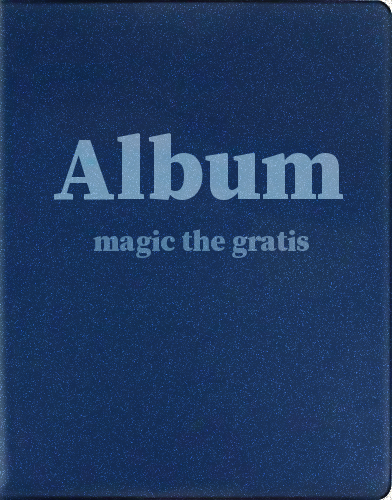
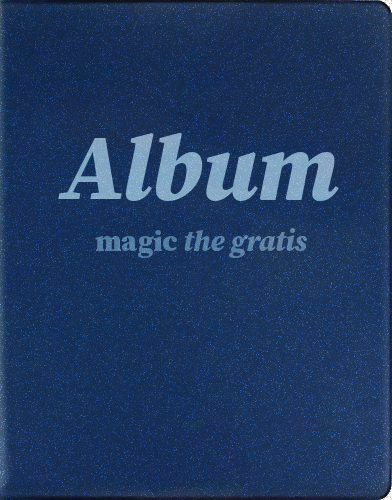
Revision of a layered (392, 500) image; what changed, layer by layer:
"Album #1": opacity 75% → 100%, painted on it over (x1=54, y1=132, x2=343, y2=201)
painted on "Album" over (x1=54, y1=132, x2=343, y2=201)
painted on "magic the gratis #1" over (x1=93, y1=228, x2=309, y2=258)
painted on "magic the gratis" over (x1=93, y1=228, x2=309, y2=258)
